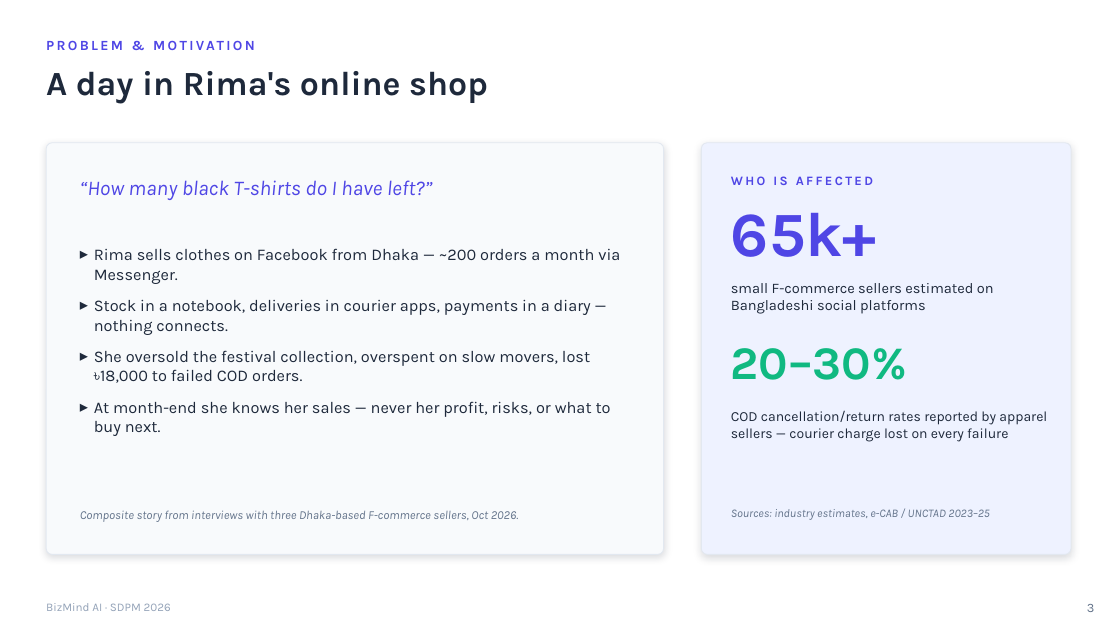
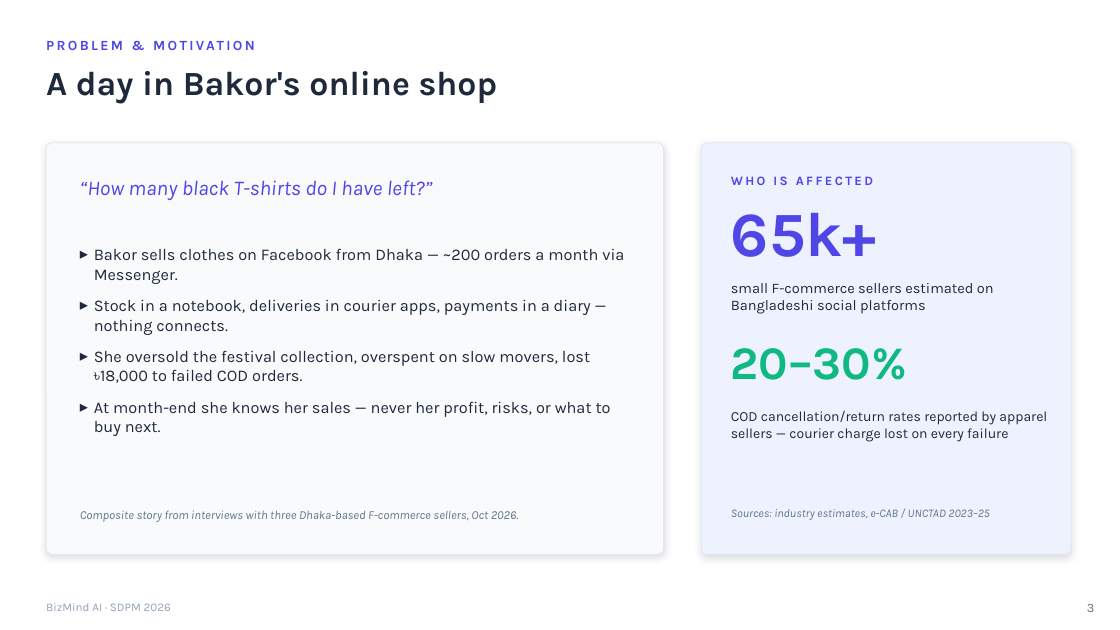
Before and after one commit to bakorish/bizmind-ai, a slide deck: slide 3 of docs/BizMind_AI_SDPM_Presentation.pptx. Drawn at 1120x630 pixels with LibreOffice and Linux fonts; fonts in the diff are those of the drawing. Boxes give left, top, right and bottom in pixels: in the first picture for what was removed or moved away, otherwise in the second. Text is boxed around its words. In the diff, an @@ line names an element or a change of style, - is before the commit and + after.

Commit message:
Deck: Bakor's shop story, remove uni emblem, formal university block on title

```diff
--- a/docs/BizMind_AI_SDPM_Presentation.pptx
+++ b/docs/BizMind_AI_SDPM_Presentation.pptx
@@ text at box(46, 71, 498, 104): text changed @@
-A day in Rima's online shop
+A day in Bakor's online shop
@@ text at box(94, 248, 624, 284): text changed @@
-▸ Rima sells clothes on Facebook from Dhaka — ~200 orders a month via Messenger.
+▸ Bakor sells clothes on Facebook from Dhaka — ~200 orders a month via Messenger.
```
Also in this commit, not shown: 2 other slides changed.
